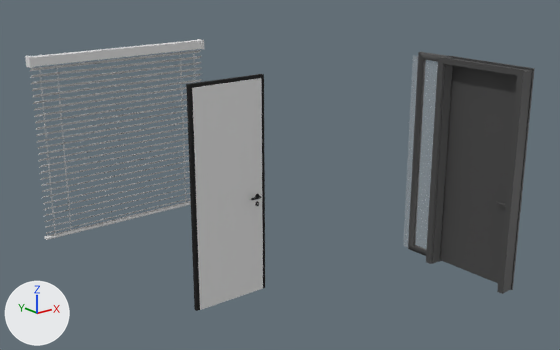
Two versions of the glTF model assets/Exportordner/EG_Fenster.gltf, one commit apart.
Rendered twice from a camera (50 mm lens) standing at (18.86, 9.16, 3.77) and looking at (23.78, 15.3, 1.31). The lights are fixed; the arrows at lower left show +X, +Y and +Z. The picture after the commit comes second. Where no turn or scale is listed for an object, it has been applied to the vertices. Vertices at exactly the same position are counted once.

Script lines for the objects in view, before the commit:
```python
me_cube_344 = bpy.data.meshes.new('Cube.344')
me_cube_344.from_pydata(...)  # a box spanning x -0.04..0.0, y -0.02..0.02, z 0.0..2.38
me_cube_344.materials.append(mat_black_matt_002)  # black #1b1b1b
me_cube_346 = bpy.data.meshes.new('Cube.346')
me_cube_346.from_pydata(...)  # a box spanning x 0.0..0.824, y -0.02..0.02, z -0.04..0.0
me_cube_346.materials.append(mat_black_matt_002)  # black #1b1b1b
me_cube_347 = bpy.data.meshes.new('Cube.347')
me_cube_347.from_pydata(...)  # a box spanning x 0.0..0.82, y -0.03..0.03, z 0.0..2.35
me_defaultmaterial_005 = bpy.data.meshes.new('defaultMaterial.005')
me_defaultmaterial_005.from_pydata(...)  # 460 vertices, 772 faces; spans x -1.04..1.04, y -0.05..0.05, z -0.99..0.99
me_defaultmaterial_005.materials.append(mat_blinds)  # its picture is missing
me_plane_002_door_0_001 = bpy.data.meshes.new('Plane.002_Door_0.001')
me_plane_002_door_0_001.from_pydata(...)  # 5631 vertices, 10154 faces; spans x -0.18..0.08, y -1.1..0.0, z 0.0..2.45
me_plane_002_door_0_001.materials.append(mat_metalwhite)  # dark grey #4f4f4f
ob_blockzarge_048 = bpy.data.objects.new('Blockzarge.048', me_cube_344)
ob_blockzarge_048.location = (22.798, 15.434, 0.0)
ob_blockzarge_050 = bpy.data.objects.new('Blockzarge.050', me_cube_346)
ob_blockzarge_050.location = (22.798, 15.434, 2.385)
ob_defaultmaterial_001 = bpy.data.objects.new('defaultMaterial.001', me_defaultmaterial_005)
ob_defaultmaterial_001.location = (22.811, 16.855, 1.584)
ob_plane_002_door_0_001 = bpy.data.objects.new('Plane.002_Door_0.001', me_plane_002_door_0_001)
ob_plane_002_door_0_001.location = (25.748, 14.75, 0.009)
ob_türblatt_016 = bpy.data.objects.new('Türblatt.016', me_cube_347)
ob_türblatt_016.location = (22.798, 15.434, 0.0)
# also in view: 'Bad.008' at (25.75, 14.99, 1.2); 'Cut-Office.002' at (25.74, 14.92, 1.22)
```
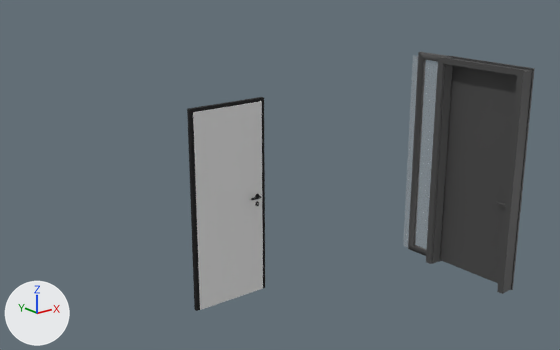
The change in detail:
me_cube_344 is used by ob_blockzarge_048; location (22.798, 15.434, 0.0).
me_cube_344 had 8 vertices, 12 faces and spanned x -0.04..0.0, y -0.02..0.02, z 0.0..2.38.
me_cube_344 now has 8 vertices, 12 faces and spans x -0.04..0.0, y -0.02..0.02, z 0.0..2.14.
me_cube_344 part 1: the whole mesh is scaled about the mesh origin by (1, 1, 0.899).
me_cube_347 is used by ob_türblatt_016; location (22.798, 15.434, 0.0).
me_cube_347 had 8 vertices, 12 faces and spanned x 0.0..0.82, y -0.03..0.03, z 0.0..2.35.
me_cube_347 now has 8 vertices, 12 faces and spans x 0.0..0.82, y -0.03..0.03, z 0.0..2.11.
me_cube_347 part 2: the whole mesh is scaled about the mesh origin by (1, 1, 0.898).
Mesh me_cube_837 is new.
It is a box spanning x 0.0..0.824, y -0.02..0.02, z -0.28..-0.24.
It uses material mat_black_matt_002 (black #1b1b1b).
Object 'defaultMaterial.001' (ob_defaultmaterial_001) is deleted.
Object 'Blockzarge.050' (ob_blockzarge_050) is deleted.
Object 'Blockzarge.014' (ob_blockzarge_014) is new; it shows me_cube_837.
Its location is (22.798, 15.434, 2.385).

Changed parts and their boxes [x1, y1, x2, y2] in the pictures (560 x 350 px):
'Türblatt.016', rescaled (10% shorter)
    before: [192, 78, 263, 310]
    after: [193, 101, 263, 310]
'defaultMaterial.001', deleted
    before: [25, 39, 204, 240]
'Blockzarge.048', rescaled (7% narrower, 11% shorter)
    before: [186, 84, 200, 311]
    after: [187, 108, 200, 311]
'Blockzarge.050', deleted
    before: [190, 74, 261, 88]
'Blockzarge.014', added
    after: [192, 97, 261, 112]
